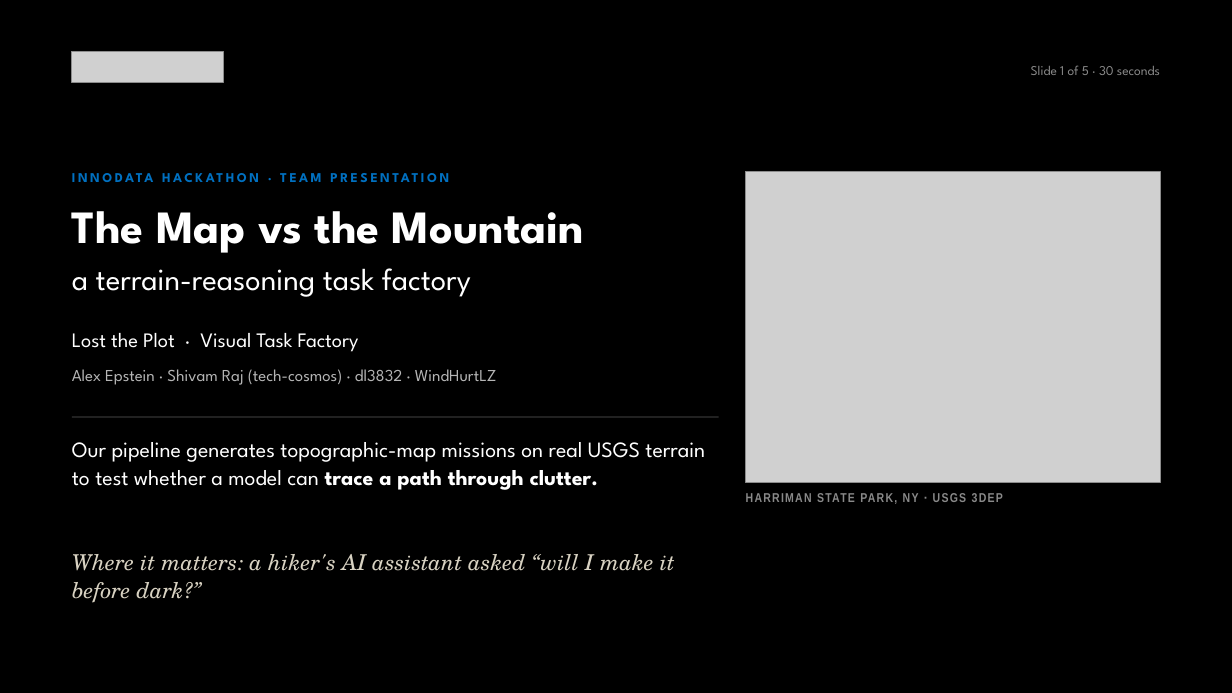
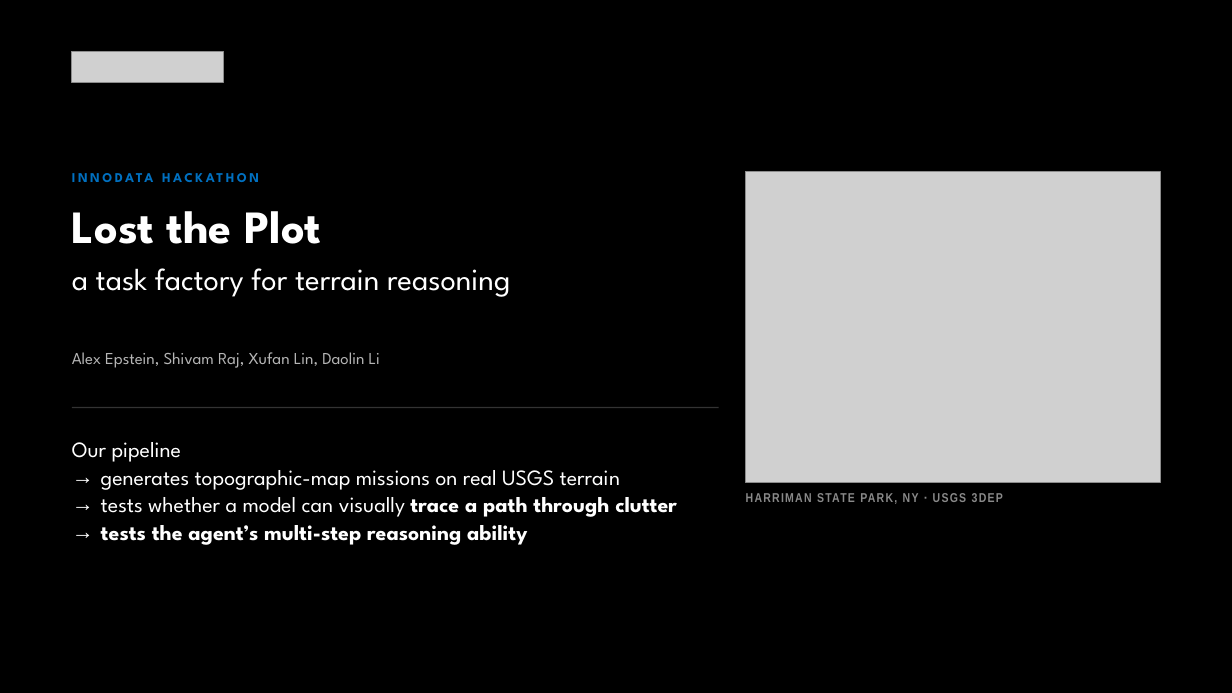
Before and after one commit to Alex-Epstein/innodata-hack, a slide deck: slide 1 of slides/TheMapVsTheMountain.pptx. Drawn at 1232x693 pixels with LibreOffice and Linux fonts; fonts in the diff are those of the drawing; grey boxes stand for pictures. Boxes give left, top, right and bottom in pixels: in the first picture for what was removed or moved away, otherwise in the second. Text is boxed around its words. In the diff, an @@ line names an element or a change of style, - is before the commit and + after.

```diff
--- a/slides/TheMapVsTheMountain.pptx
+++ b/slides/TheMapVsTheMountain.pptx
@@ text removed at bbox=[1031, 65, 1160, 75] @@
-Slide 1 of 5 · 30 seconds
@@ text at bbox=[72, 165, 842, 188]: text changed @@
-INNODATA HACKATHON · TEAM PRESENTATION
+INNODATA HACKATHON
@@ text at bbox=[72, 211, 510, 297]: text changed @@
-The Map vs the Mountain
-a terrain-reasoning task factory
+Lost the Plot
+a task factory for terrain reasoning
@@ text at bbox=[72, 352, 380, 368]: text changed @@
-Alex Epstein · Shivam Raj (tech-cosmos) · dl3832 · WindHurtLZ
+Alex Epstein, Shivam Raj, Xufan Lin, Daolin Li
@@ text removed at bbox=[72, 333, 359, 352] @@
-Lost the Plot · Visual Task Factory
@@ rectangle: place and size @@
-rectangle at bbox=[72, 417, 719, 418]
+rectangle at bbox=[72, 407, 719, 408]
@@ text at bbox=[72, 442, 677, 545]: text changed @@
-Our pipeline generates topographic-map missions on real USGS terrain to test whether a model can trace a path through clutter.
+Our pipeline
+→ generates topographic-map missions on real USGS terrain
+→ tests whether a model can visually trace a path through clutter
+→ tests the agent’s multi-step reasoning ability
@@ text removed at bbox=[72, 554, 675, 603] @@
-Where it matters: a hiker's AI assistant asked “will I make it before dark?”
```
Also in this commit, not shown: 4 other slides changed.
